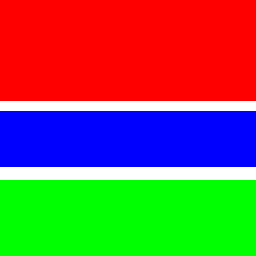
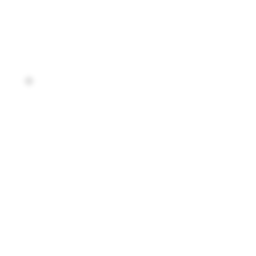
Before/after of a (256, 256) layered artwork. What changed in the layer stack:
hid "cube.bmp" over box(0, 0, 256, 256)
painted on "Layer" over box(20, 72, 38, 90)
